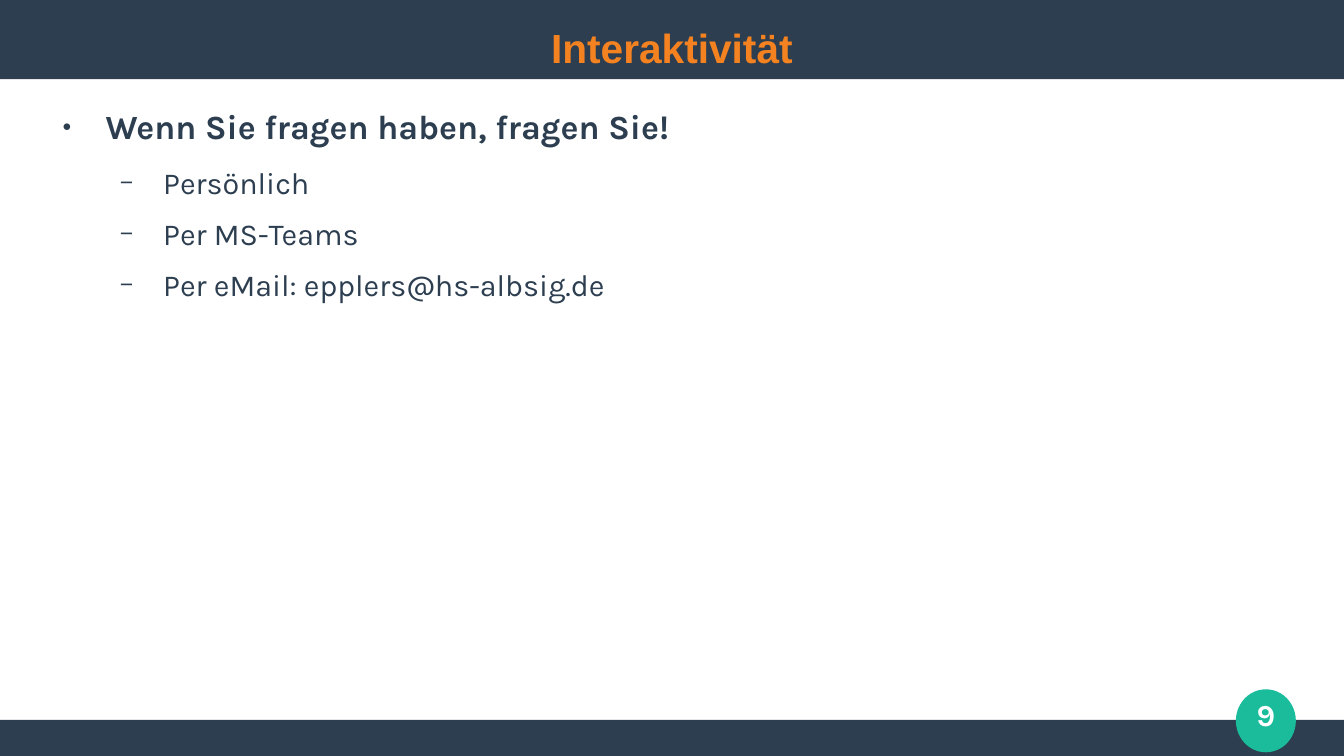
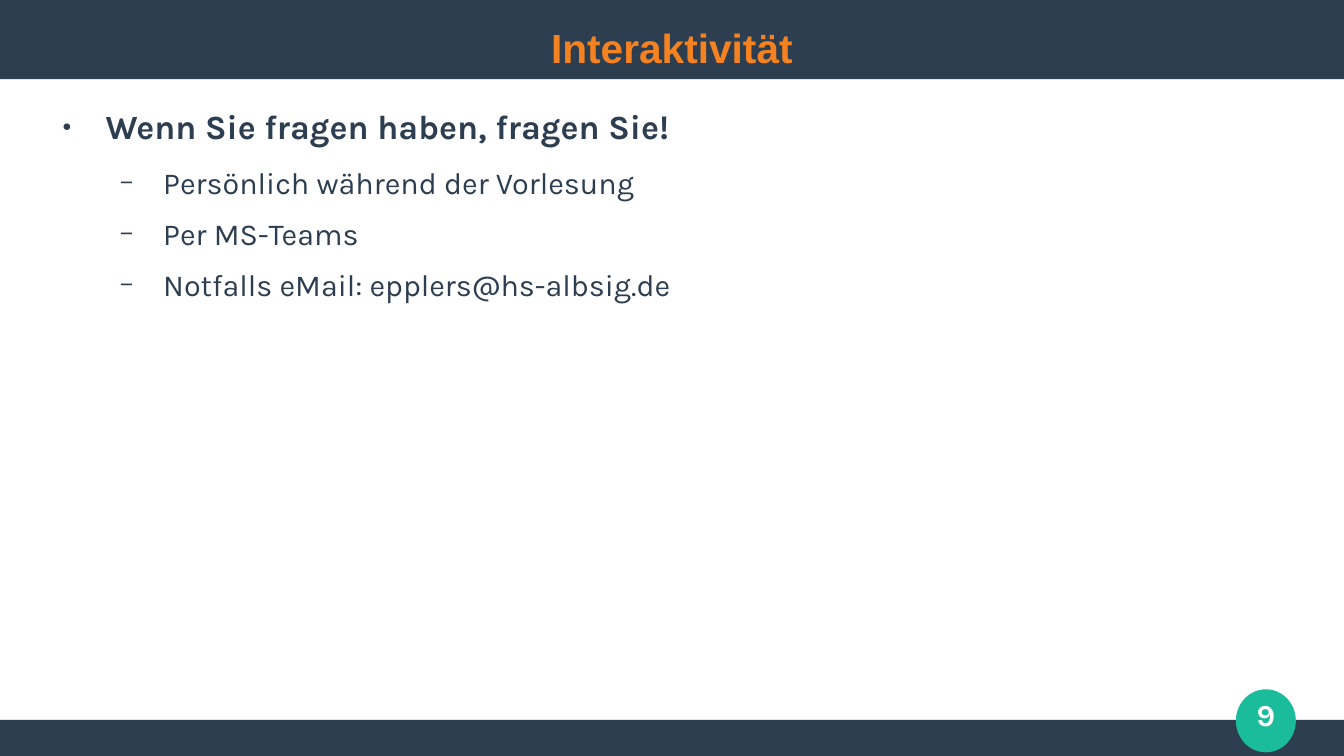
Before and after one commit to ghandmann/HS-AlbSig-WebAnwendungen2, a slide deck: slide 9 of Kapitel/00_Begruessung.odp. Drawn at 1344x756 pixels with LibreOffice and Linux fonts; fonts in the diff are those of the drawing. Boxes give left, top, right and bottom in pixels: in the first picture for what was removed or moved away, otherwise in the second. Text is boxed around its words. In the diff, an @@ line names an element or a change of style, - is before the commit and + after.

```diff
--- a/Kapitel/00_Begruessung.odp
+++ b/Kapitel/00_Begruessung.odp
@@ text at [163, 173, 634, 202]: text changed @@
-  − Persönlich
+  − Persönlich während der Vorlesung
@@ text at [163, 275, 671, 304]: text changed @@
-  − Per eMail: epplers@hs-albsig.de
+  − Notfalls eMail: epplers@hs-albsig.de
```
Also in this commit, not shown: 1 other slide changed.
